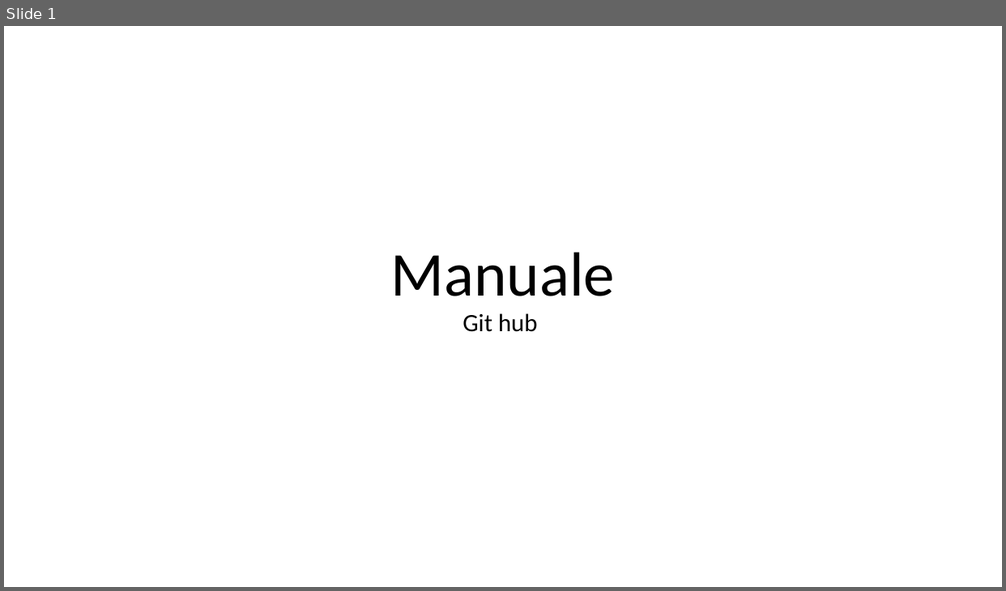
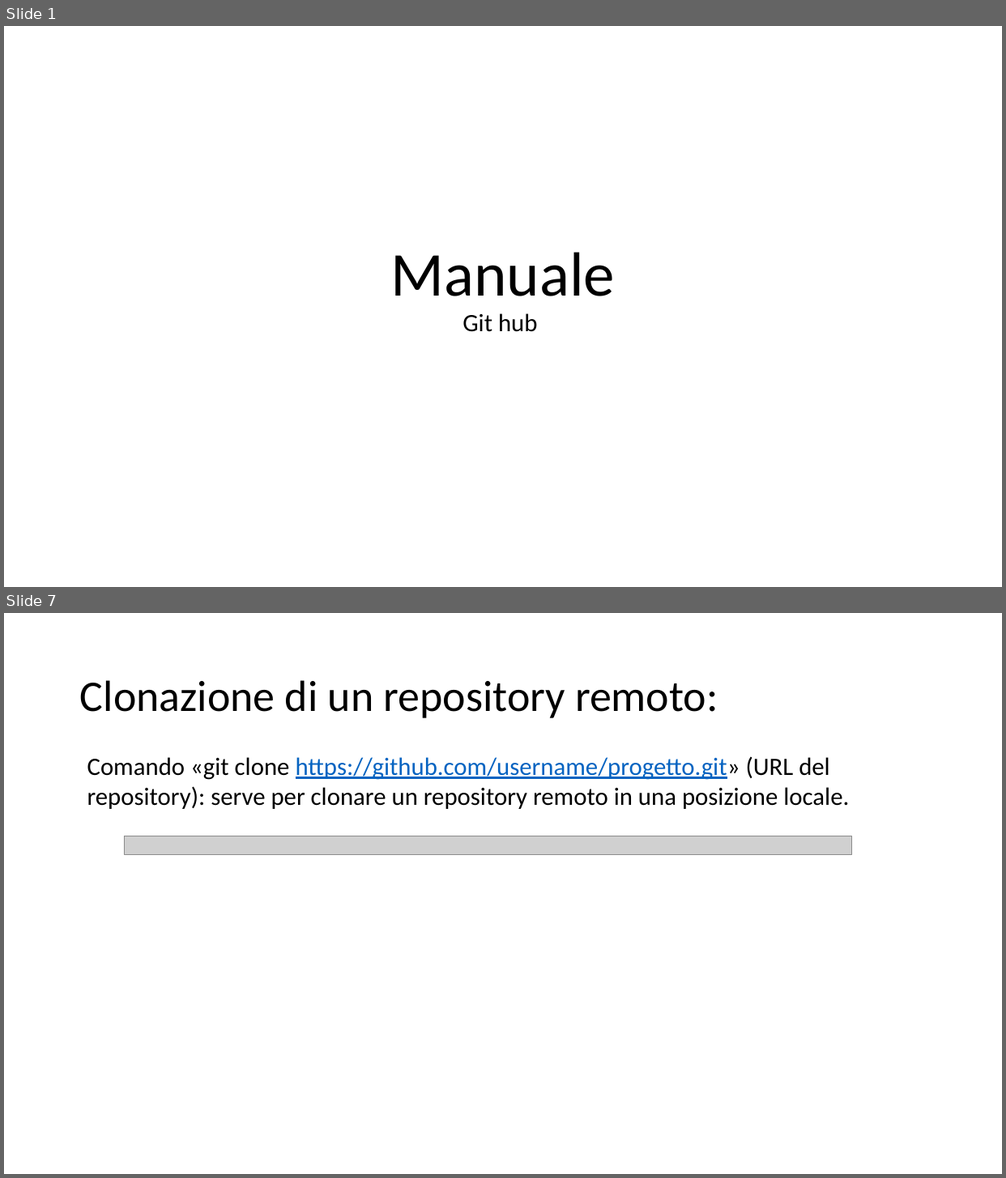
Before and after one commit to camilla-andreatta/Manuale1, a slide deck: Manuale.pptx. Shown one above the other, each under a label of ours: slide 1 before the commit, slides 1 and 7 after it; the slides between them are not shown. The pictures are 1006x591 and 1006x1178 pixels, drawn with LibreOffice and Linux fonts; fonts in the diff are those of the drawing; grey boxes stand for pictures. Boxes give left, top, right and bottom in pixels: in the first picture for what was removed or moved away, otherwise in the second. Text is boxed around its words. In the diff, an @@ line names an element or a change of style, - is before the commit and + after.

```diff
--- a/Manuale.pptx
+++ b/Manuale.pptx
@@ slide 7 added at box(4, 613, 1002, 1174), background #FFFFFF @@
@@ title added at box(80, 680, 718, 718), 42 pt, text #000000 @@
+Clonazione di un repository remoto:
@@ text added at box(87, 756, 849, 809), 24 pt, text #000000 @@
+Comando «git clone https://github.com/username/progetto.git» (URL del repository): serve per clonare un repository remoto in una posizione locale.
@@ picture added at box(125, 836, 851, 855) @@
```
Also in this commit, not shown: 1 slide changed, 6 other slides added, 1 slide removed.
